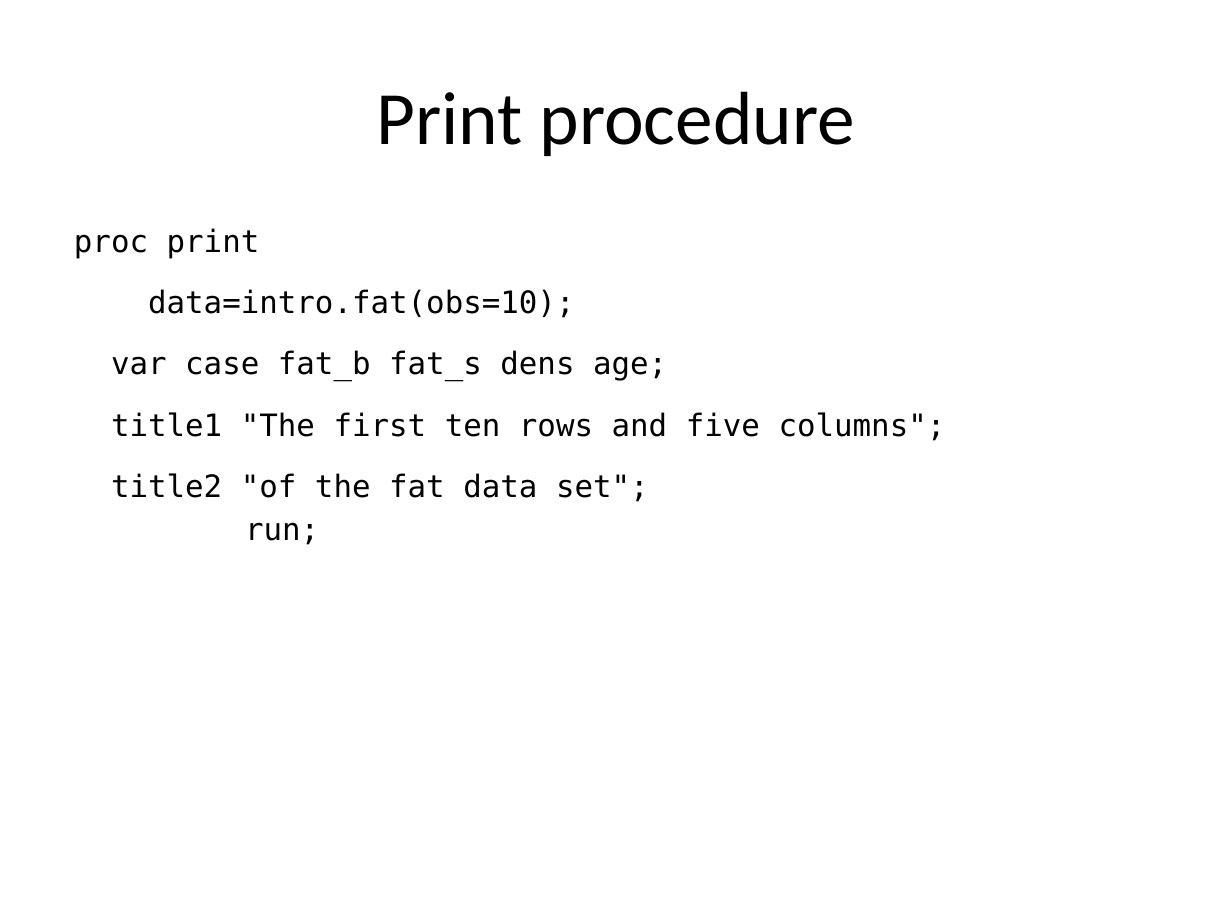
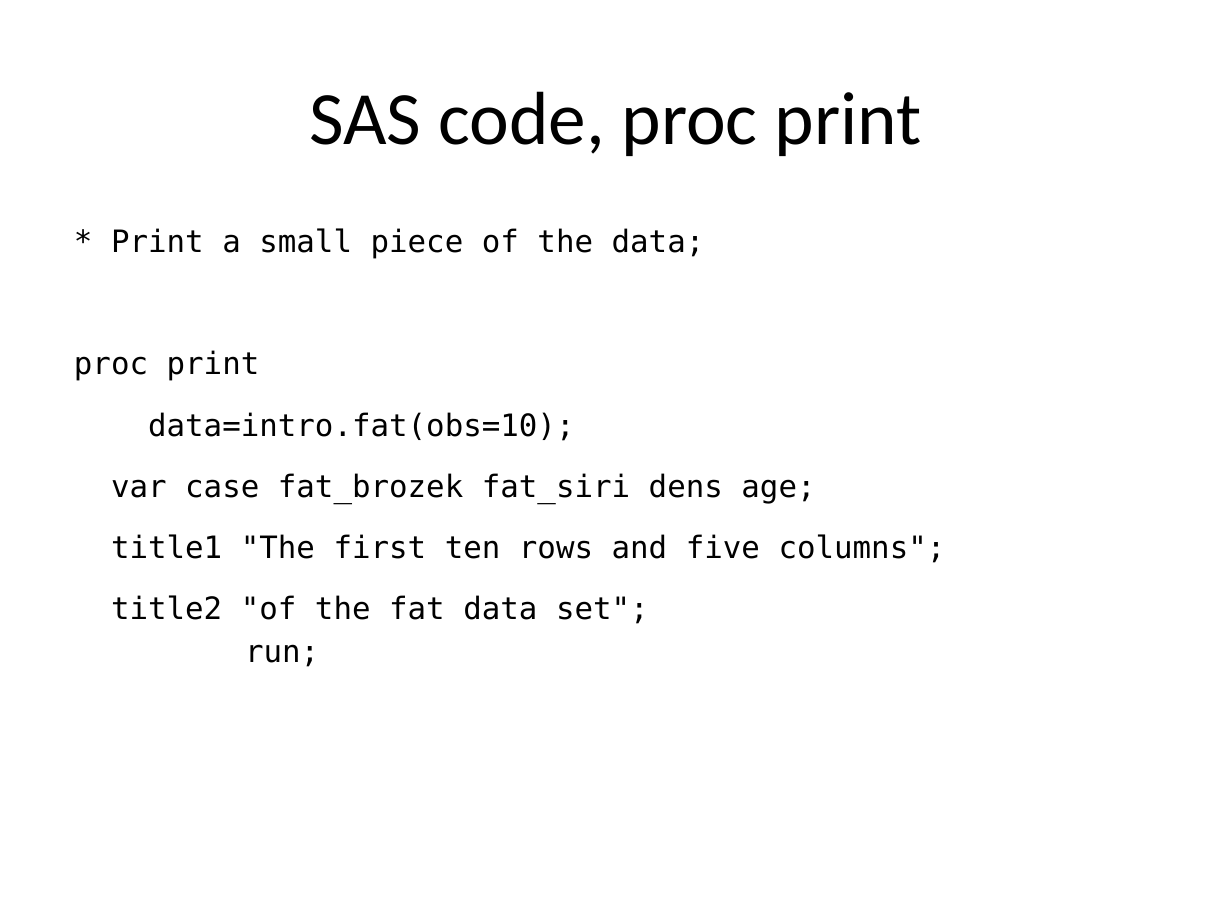
Before and after one commit to pmean/introduction-to-SAS, a slide deck: slide 16 of results/m02-slides-and-speaker-notes.pptx (slide 12 before the commit). Drawn at 1232x924 pixels with LibreOffice and Linux fonts; fonts in the diff are those of the drawing. Boxes give left, top, right and bottom in pixels: in the first picture for what was removed or moved away, otherwise in the second. Text is boxed around its words. In the diff, an @@ line names an element or a change of style, - is before the commit and + after.

```diff
--- a/results/m02-slides-and-speaker-notes.pptx
+++ b/results/m02-slides-and-speaker-notes.pptx
@@ title at (309, 91, 922, 156): text changed @@
-Print procedure
+SAS code, proc print
@@ text at (74, 228, 946, 667): text changed @@
-proc print
-data=intro.fat(obs=10);
-var case fat_b fat_s dens age;
-title1 "The first ten rows and five columns";
-title2 "of the fat data set";
-run;
+* Print a small piece of the data;
+proc print
+data=intro.fat(obs=10);
+var case fat_brozek fat_siri dens age;
+title1 "The first ten rows and five columns";
+title2 "of the fat data set";
+run;
```
Also in this commit, not shown: 27 other slides changed, 23 slides added, 26 slides removed, 29 other files.
